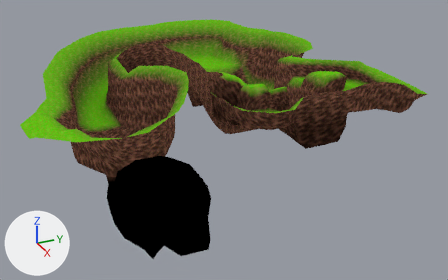
What one commit did to the Blender file Assets/Meshes/Levels/TutorialLevel/TutorialLevelNew.blend.
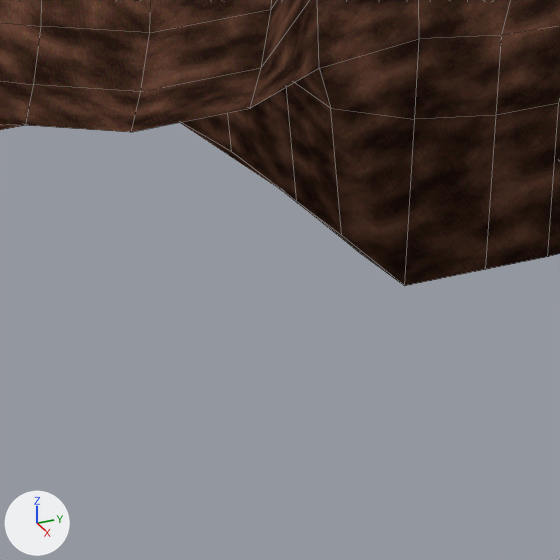
There are two pictures of each version: one whole from a 50 mm camera at (66.4, -72.3, 33.0) aimed at (-17.0, -34.8, -8.7), one close up on the part from 57% to 72% of the width and 41% to 65% of the height. Arrows for +X, +Y and +Z are at lower left; the lights stay in place. The first two pictures are the older version. The close-ups show mesh edges as thin lines.
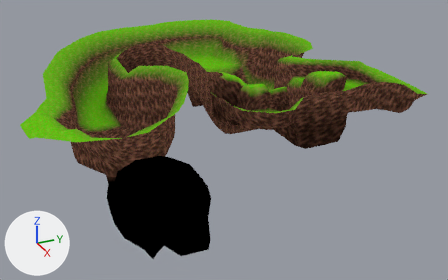
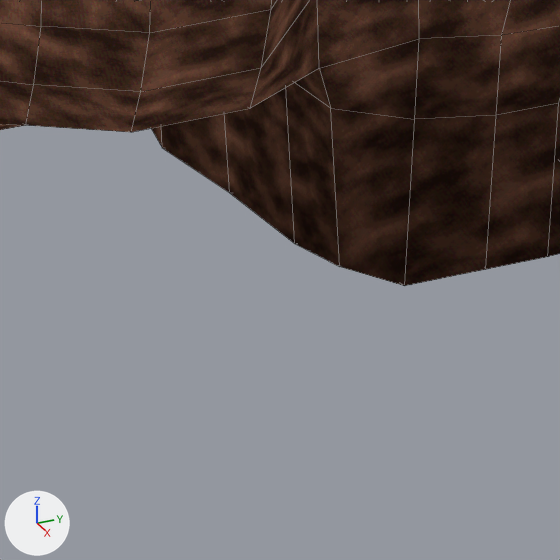
The change, as a list of edits to the scene's bpy script:
```text
Change me_plane:
    where me_plane.from_pydata(...)  # 969 vertices, 925 faces; spans x -51.8..12.3, y -65.6..-12.6, z -19.6..5.1
    used by ob_plane; location = (0.0, 0.0, 0.0)
    me_plane part 1
    me_plane.vertices[102].co: (-3.6, -31.4, -2.6) -> (-3.6, -31.4, -3.4)  # pixel (231, 151) -> pixel (229, 193)
    me_plane.vertices[103].co: (-1.4, -31.4, -2.6) -> (-1.4, -31.4, -3.4)  # pixel (296, 201) -> pixel (294, 243)
    me_plane.vertices[104].co: (-6.1, -31.8, -2.5) -> (-6.1, -31.8, -2.8)
    me_plane.vertices[105].co: (0.1, -31.4, -2.6) -> (0.1, -31.4, -3.2)  # pixel (341, 235) -> pixel (339, 266)
    me_plane.vertices[106].co: (-5.5, -31.8, -2.5) -> (-5.5, -31.8, -3.2)  # not seen -> pixel (162, 148)
```

Pixel boxes (x1, y1, x2, y2) of what changed, in the close-ups (560 x 560 px; the box of a moved part takes in the faces that stretch with it):
part 1 of me_plane, moved or reshaped
    before: (180, 83, 415, 286)
    after: (151, 83, 415, 286)
